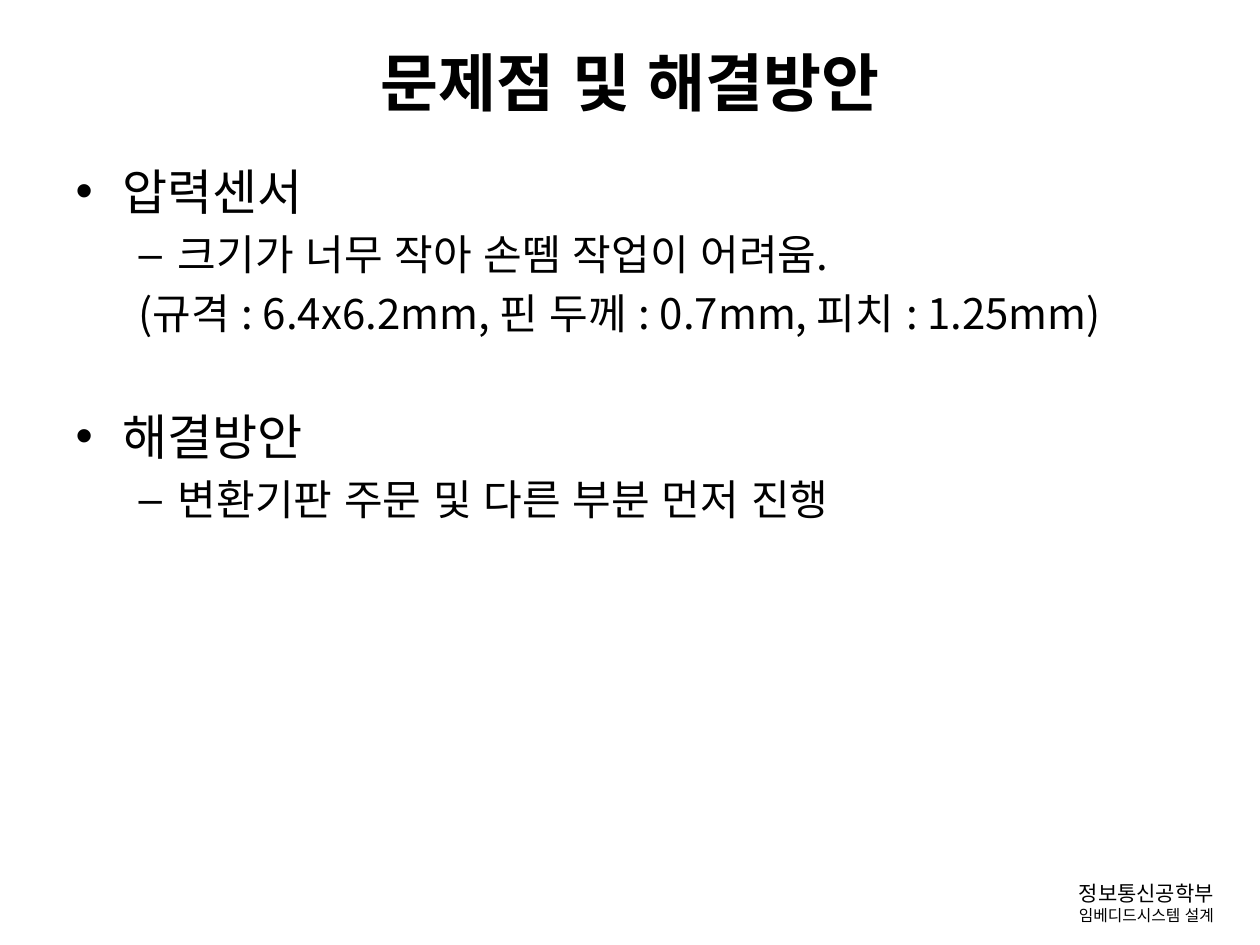
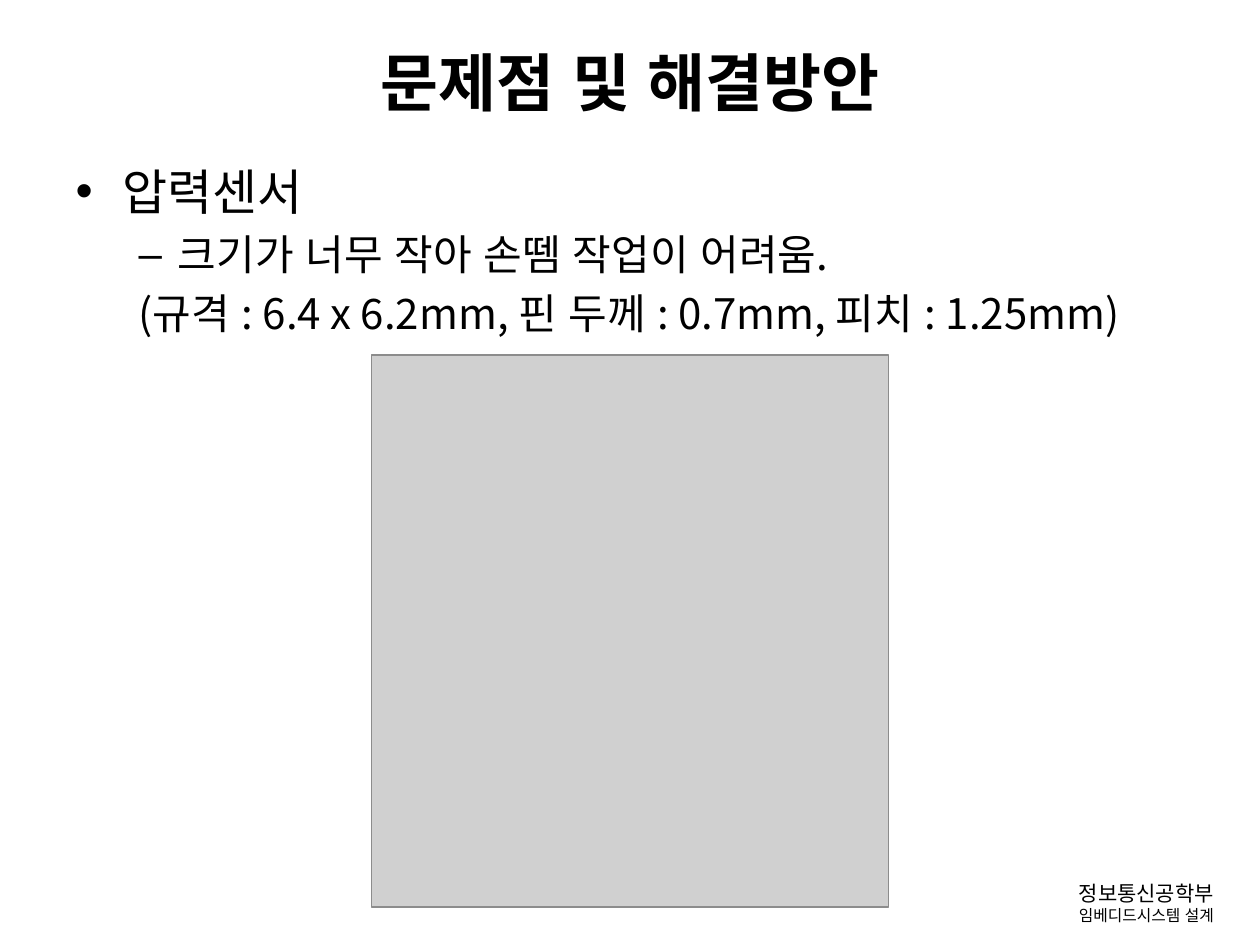
Before and after one commit to gusghrlrl101/Diving-Computer, a slide deck: slide 13 of 발표관련/임베디드_중간보고.pptx (slide 9 before the commit). Drawn at 1260x945 pixels with LibreOffice and Linux fonts; fonts in the diff are those of the drawing; grey boxes stand for pictures; background and template pictures are left out. Boxes give left, top, right and bottom in pixels: in the first picture for what was removed or moved away, otherwise in the second. Text is boxed around its words. In the diff, an @@ line names an element or a change of style, - is before the commit and + after.

```diff
--- a/발표관련/임베디드_중간보고.pptx
+++ b/발표관련/임베디드_중간보고.pptx
@@ text at box(139, 294, 1120, 337): text changed @@
-  (규격 : 6.4x6.2mm, 핀 두께 : 0.7mm, 피치 : 1.25mm)
-• 해결방안
-  – 변환기판 주문 및 다른 부분 먼저 진행
+  (규격 : 6.4 x 6.2mm, 핀 두께 : 0.7mm, 피치 : 1.25mm)
@@ picture added at box(372, 355, 888, 907) @@
```
Also in this commit, not shown: 9 other slides changed, 5 slides added, 1 other file.
